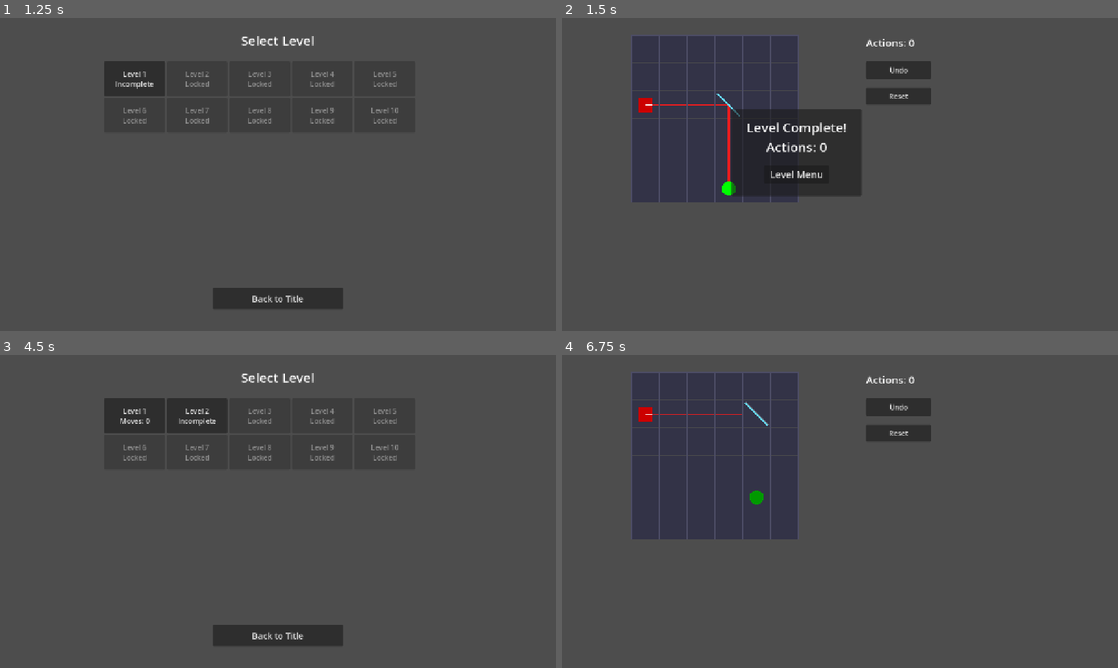
Above: before the commit, frames 1-4 (two rows, left to right).
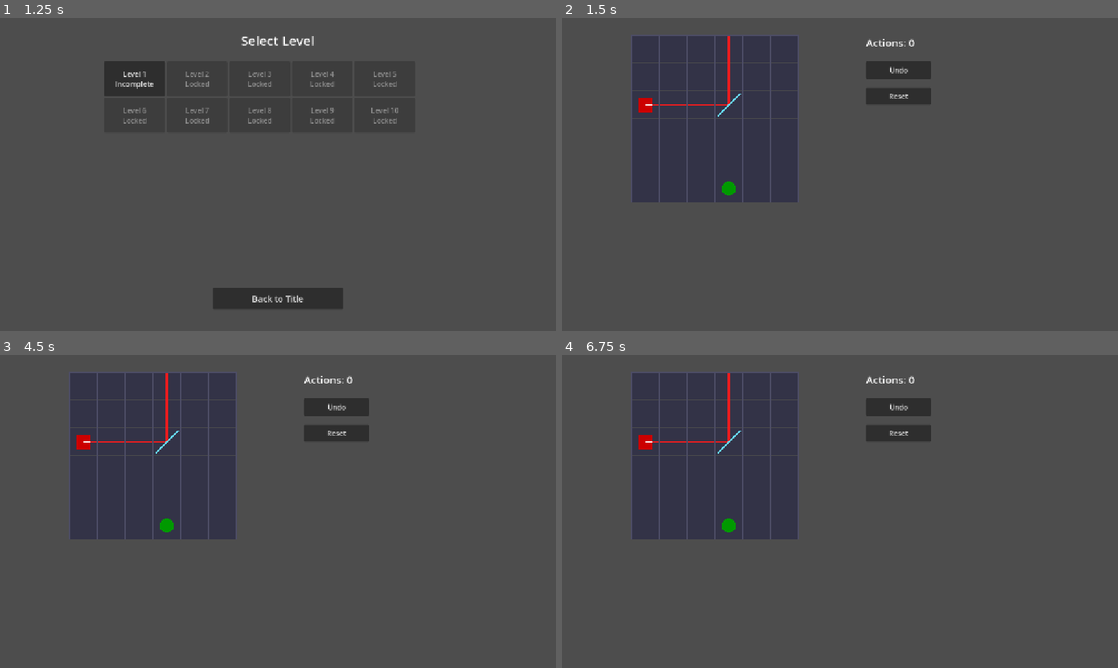
Above: after the commit, the same moments.

Repository: Tortiz-CSUF/laser-mirror-puzzle
Game: Godot game, scene res://Scenes/title_screen.tscn
The game is run twice, just before and just after one commit, with the same random seed, the same clock (stepped at 60 frames per second) and the same inputs.
Inputs (mouse positions are in pixels of both pictures, inside the frame that each line leads up to):
- Up to frame 1 (1.25 s): click "Play" at 0.5 s
- Up to frame 2 (1.5 s): click "Level 1 Incomplete" at 1.25 s
- Up to frame 3 (4.5 s): click "Undo" at 2 s; click "Undo" at 2.75 s; click "Undo" at 3.5 s; click (233, 511) at 4.25 s, where only the run before the commit has a clickable "Level Menu"
- Up to frame 4 (6.75 s): click (695, 414) at 5 s, where only the run before the commit has a clickable "Level 1 Moves: 0"; click (695, 414) at 5.75 s, where only the run before the commit has a clickable "Level 1 Moves: 0"; click (756, 414) at 6.5 s, where only the run before the commit has a clickable "Level 2 Incomplete"

Frame 1 is identical in both runs. In frame 2, 6.5% of the frame differs, in the area x 27-54%, y 5-58%; in frame 3, 16%, in the area x 12-72%, y 5-93%; in frame 4, 0.7%.

Commit message:
laser-mirror-puzzle-Interim_2

Diff:
--- a/Scripts/LevelData.gd
+++ b/Scripts/LevelData.gd
@@ -11,7 +11,7 @@
 		if i == 1:
 			level_progress[i] = {"status": GameData.LevelStatus.INCOMPLETE, "moves": 0}
 		else:
-			levels[1]["status"] = GameData.LevelStatus.LOCKED
+			level_progress[i] = {"status": GameData.LevelStatus.LOCKED, "moves": 0}
 
 
 func get_level_count() -> int:
@@ -35,8 +35,9 @@
 		level_progress[level_num]["moves"] = moves
 	# unlock next level
 	if level_num < get_level_count():
-		if level_progress[level_num + 1]["status"] == GameData.LevelStatus.LOCKED:
-			level_progress[level_num + 1]["status"] = GameData.LevelStatus.INCOMPLETE
+		var next_progress := get_progress(level_num + 1)
+		if next_progress["status"] == GameData.LevelStatus.LOCKED:
+			next_progress["status"] = GameData.LevelStatus.INCOMPLETE
 
 
 func get_level(level_num: int) -> Dictionary:
@@ -51,7 +52,7 @@
 		"height": 6,
 		"pieces": [
 			{"x": 0, "y": 2, "type": "LASER", "laser_dir": "RIGHT", "color_index": 0},
-			{"x": 3, "y": 2, "type": "MIRROR_STATIC_DOUBLE", "mirror_dir": "NE", "double_sided": true},
+			{"x": 3, "y": 2, "type": "MIRROR_ROTATE_DOUBLE", "mirror_dir": "NW", "double_sided": true},
 			{"x": 3, "y": 5, "type": "GOAL", "color_index": 0},
 		],
 		"inventory": []
